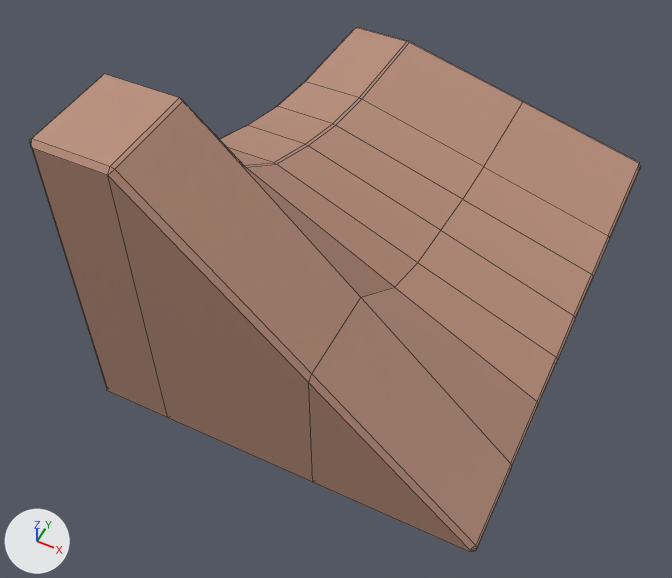
Two versions of the FBX model SnailBoarder/Assets/Models/Models_v02/mesh_rampEndLeftMod.fbx, one commit apart.
Before and after are seen from a 50 mm camera at (0.1176, -0.2502, 0.1992) aimed at (0.0456, -0.1061, 0.0191). Arrows for +X, +Y and +Z are at lower left; the lights stay in place. Mesh edges are drawn as thin lines. Where no turn or scale is listed for an object, it has been applied to the vertices.

Objects in the first picture: 'mesh_rampEndLeftMod'.
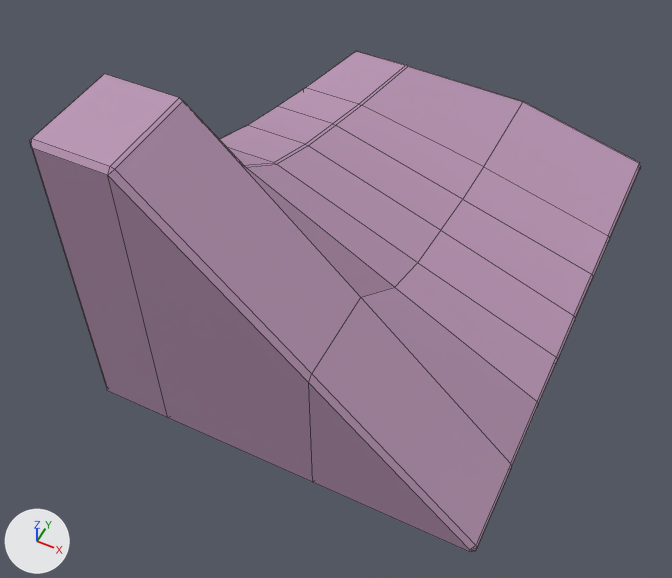
What changed in the scene script:
```text
Add mat_t_rampsnrails:
    mat_t_rampsnrails = principled_material('T_RampsNRails')
    mat_t_rampsnrails.base_color = (0.5, 0.307, 0.47)  # pink #bc96b6
Change me_mesh:
    where me_mesh.from_pydata(...)  # 121 vertices, 124 faces; spans x 0.0..0.1026, y -0.15..0.0, z 0.0..0.0833
    used by ob_mesh_rampendleftmod; location = (0.0, 0.0, 0.0)
    remove me_mesh.materials.append(mat_testmat2)  # beige #bc907c
    me_mesh part 1: all 7 vertices in x 0.0..0.0203, y -0.0013..0.0, z 0.0231..0.0239 are moved by (0.0, 0.0, -0.0093)
    me_mesh part 2: all 4 vertices in x 0.0..0.0203, y -0.038..-0.0379, z 0.0248..0.0255 are moved by (0.0, 0.0, -0.0024)
    add me_mesh.materials.append(mat_t_rampsnrails)  # pink #bc96b6
```

Location of each change, (x1, y1, x2, y2) in pixels of the pictures (672 x 578 px; the box of a moved part takes in the faces that stretch with it):
'mesh_rampEndLeftMod', recoloured, reshaped (beige to pink): before (30, 27, 641, 552); after (30, 51, 641, 552)
part 1 of me_mesh, moved or reshaped: before (356, 27, 523, 102); after (357, 51, 523, 102)
part 2 of me_mesh, moved or reshaped: before (276, 28, 523, 199); after (278, 51, 523, 199)
